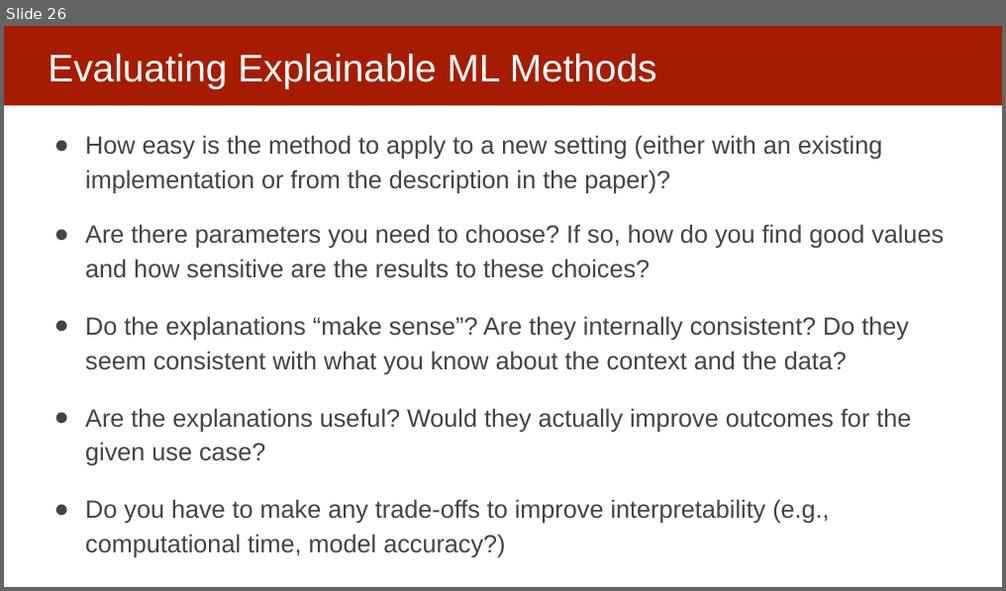
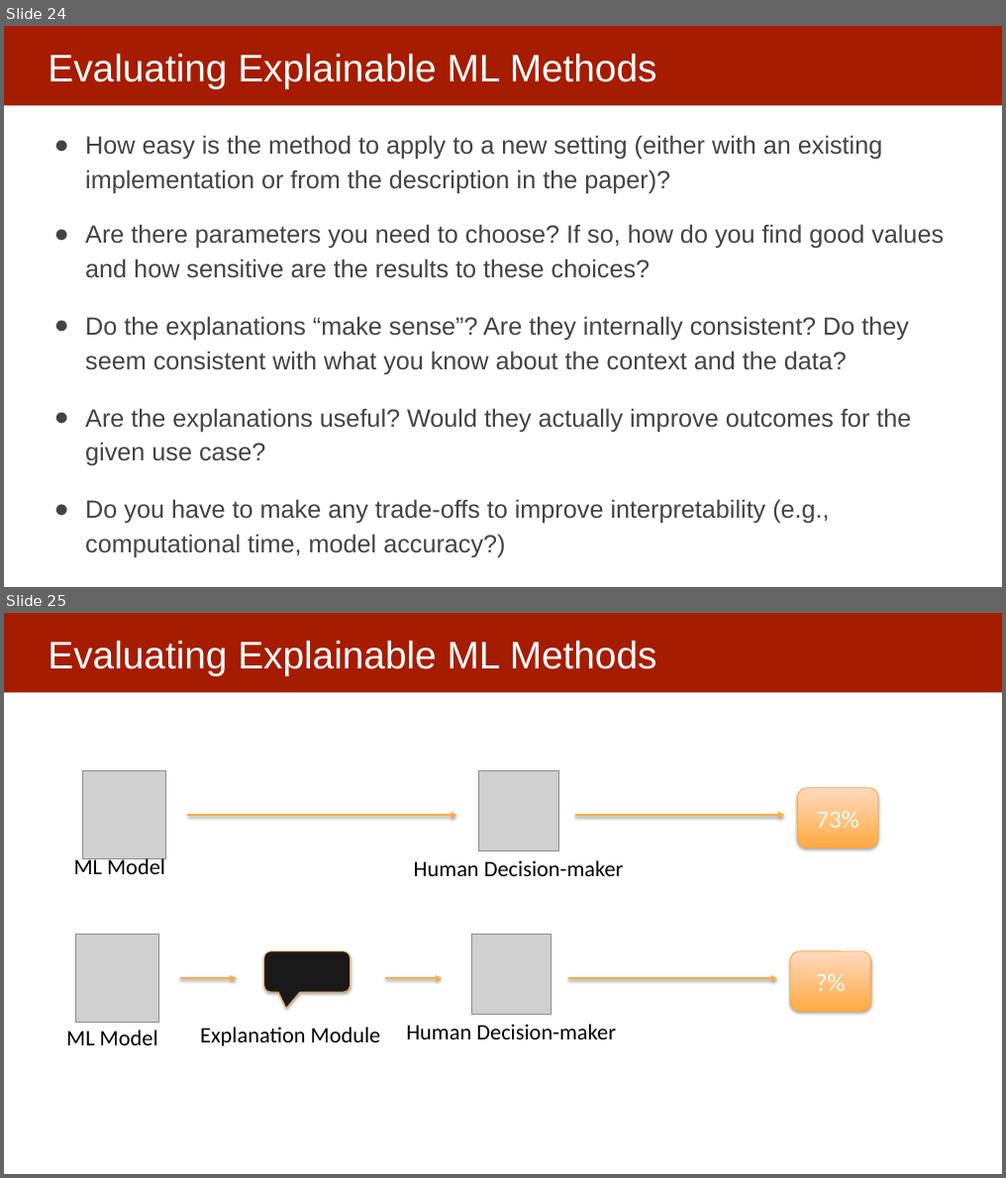
Before and after one commit to dssg/mlforpublicpolicylab, a slide deck: Lectures/16-interpretability-part-1.pptx. Shown one above the other, each under a label of ours: slide 26 before the commit, slides 24 and 25 after it. The pictures are 1006x591 and 1006x1178 pixels, drawn with LibreOffice and Linux fonts; fonts in the diff are those of the drawing; grey boxes stand for pictures. Boxes give left, top, right and bottom in pixels: in the first picture for what was removed or moved away, otherwise in the second. Text is boxed around its words. In the diff, an @@ line names an element or a change of style, - is before the commit and + after.

```diff
--- a/Lectures/16-interpretability-part-1.pptx
+++ b/Lectures/16-interpretability-part-1.pptx
@@ slide 25 added at (x1=4, y1=613, x2=1002, y2=1174), background #FFFFFF; not listed: 1 template element that a slide beside it also shows @@
@@ title added at (x1=48, y1=641, x2=657, y2=675), 37 pt, text #FFFFFF @@
+Evaluating Explainable ML Methods
@@ group added at (x1=74, y1=771, x2=878, y2=876): 2 pictures, 2 texts, 2 arrows, 1 rounded rectangle @@
+ML Model
+Human Decision-maker
+73%
@@ group added at (x1=66, y1=934, x2=871, y2=1047): 3 texts, 3 arrows, 2 pictures, 1 rounded rectangle, 1 rounded speech box @@
+ML Model
+Human Decision-maker
+?%
+Explanation Module
@@ what was slide 26 is now slide 24 @@
```
Also in this commit, not shown: 12 slides changed, 4 other slides added, 4 slides removed.
